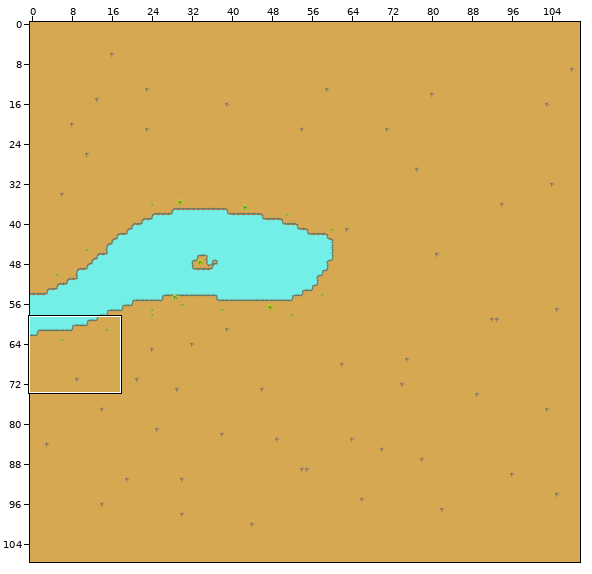
Tiled map, stored at src/salty.game/Content/tilemaps/example_map.tmx. Above, an overview of the earlier version with the close-up marked.
Close-up. Before the edit:
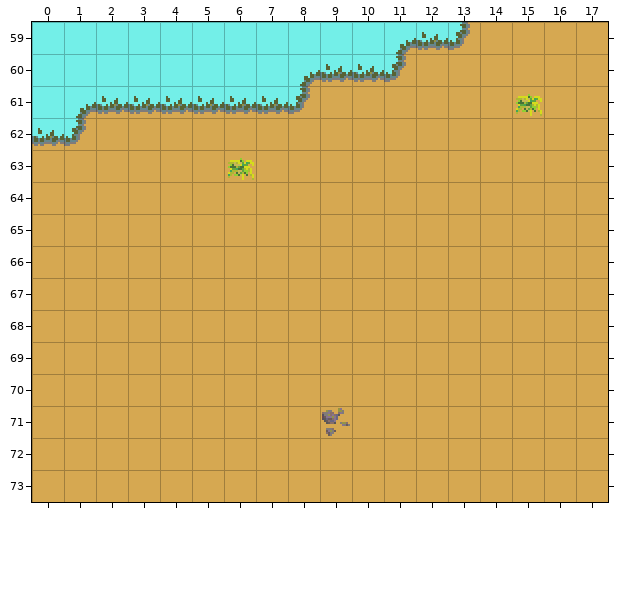
Cells are 16x16 px. Shown: x 0..17, y 59..73. The commit also changed other parts of the map, which this record leaves out. Tiles whose own drawing changed are shown in their newer look in all pictures.
After the commit:
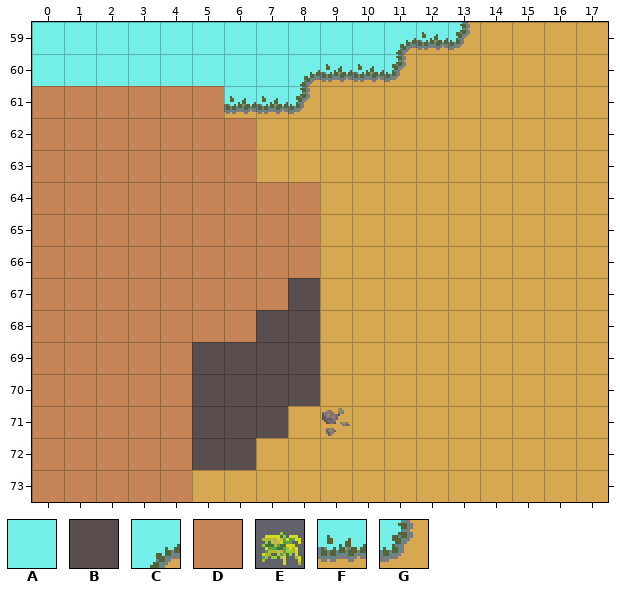
Key: from "worldtileset": A 2, B 4, C 23, D 25, E 37, F 61, G 62.
_ is an empty cell.
From old to new:
Layer "Walls":
Tile B now appears in row 67 at x 8; in row 68 at x 7 to 8; in rows 69 to 70 at x 5 to 8; in row 71 at x 5 to 7; in row 72 at x 5 to 6.
The author changed tile A to tile D in row 61 at x 0.
The author changed tile C to tile D in row 61 at x 1.
The author changed tile F to tile D in row 61 at x 2 to 5; in row 62 at x 0.
The author changed tile G to tile D in row 62 at x 1.
Tile D now appears in row 62 at x 2 to 6; in row 63 at x 0 to 6; in rows 64 to 66 at x 0 to 8; in row 67 at x 0 to 7; in row 68 at x 0 to 6; in rows 69 to 73 at x 0 to 4.
Layer "Plants" (now hidden):
Tile E is removed in row 61 at x 15; in row 63 at x 6.
